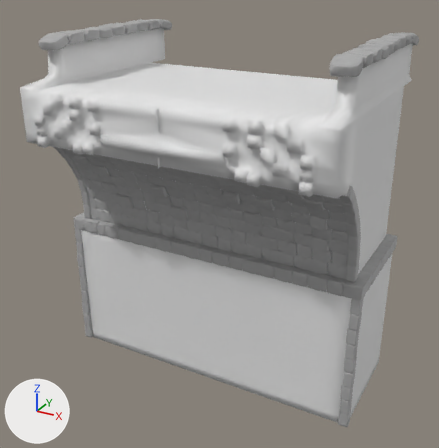
What one commit did to the FBX model LightProjectGame/Assets/FBX/Structures/BrokenBridgeWallStartEnd.fbx.
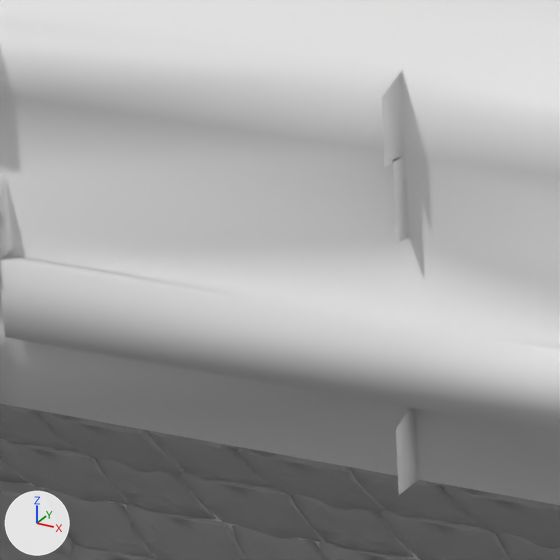
Each version appears first whole from a 50 mm lens placed at (6.26, -11.37, 9.5), pointed at (-0.03, 0.07, 3.78), and next in a close-up on the part from 23% to 41% of the width and 22% to 40% of the height. Arrows for +X, +Y and +Z are at lower left; the lights stay in place. Where no turn or scale is listed for an object, it has been applied to the vertices.

Names of what the first close-up shows: 'BrokenBridgeWallStartEnd'.
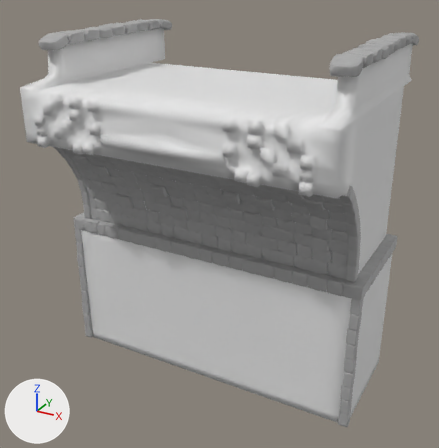
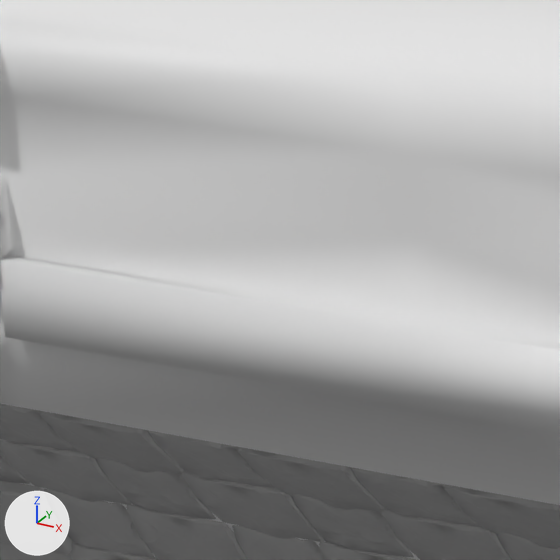
Changed parts and their boxes (x1, y1, x2, y2) in the close-ups (560 x 560 px):
part 1 of me_brokenbridgewallstartend, deleted: before (382, 71, 419, 495)

The change, as a diff of the scene's bpy script:
```diff
--- a/LightProjectGame/Assets/FBX/Structures/BrokenBridgeWallStartEnd.fbx.py
+++ b/LightProjectGame/Assets/FBX/Structures/BrokenBridgeWallStartEnd.fbx.py
@@ me_brokenbridgewallstartend @@
 # used by ob_brokenbridgewallstartend; location = (0.0, 0.0, 0.0)
 # verts and faces of me_brokenbridgewallstartend; kept vertices keep their numbers, new ones are numbered from 32254
 # before: 77 (0.0, -2.29, 7.0) at pixel (402, 69), 85 (0.0, -2.29, 5.87) at pixel (418, 479), 146 (0.0, -2.29, 6.77) at pixel (405, 154), 147 (0.0, -2.29, 6.55) at pixel (408, 237), 149 (0.0, -2.29, 6.1)
 # before: 178 (0.0, -2.35, 6.77) at pixel (392, 159), 179 (0.0, -2.35, 6.55) at pixel (396, 242), 186 (0.0, -2.39, 6.95) at pixel (381, 97), 190 (0.0, -2.39, 5.86) at pixel (398, 495), 194 (0.0, -2.39, 6.05) at pixel (395, 429)
 # before: 209 (0.0, -2.39, 6.76) at pixel (384, 168)
-me_brokenbridgewallstartend.from_pydata(...)  # 32254 vertices, 61948 faces; spans x -3.73..3.69, y -2.39..2.78, z 0.0..8.04
+me_brokenbridgewallstartend.from_pydata(...)  # 32248 vertices, 61945 faces; spans x -3.73..3.69, y -2.39..2.78, z 0.0..8.04
+# me_brokenbridgewallstartend part 1
+delete_vertices([178, 179, 186, 190, 194, 209])  # with the faces that use them
 me_brokenbridgewallstartend.materials.append(mat_stonewall)
```
